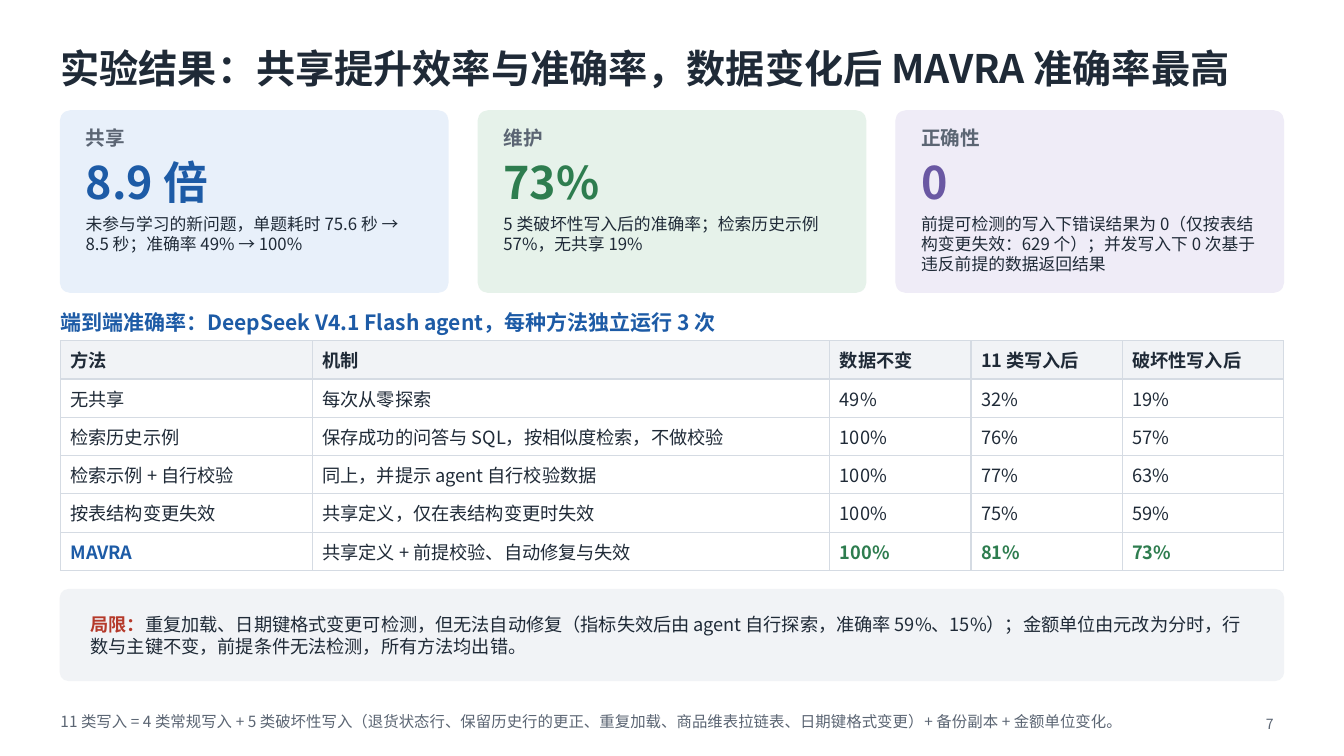
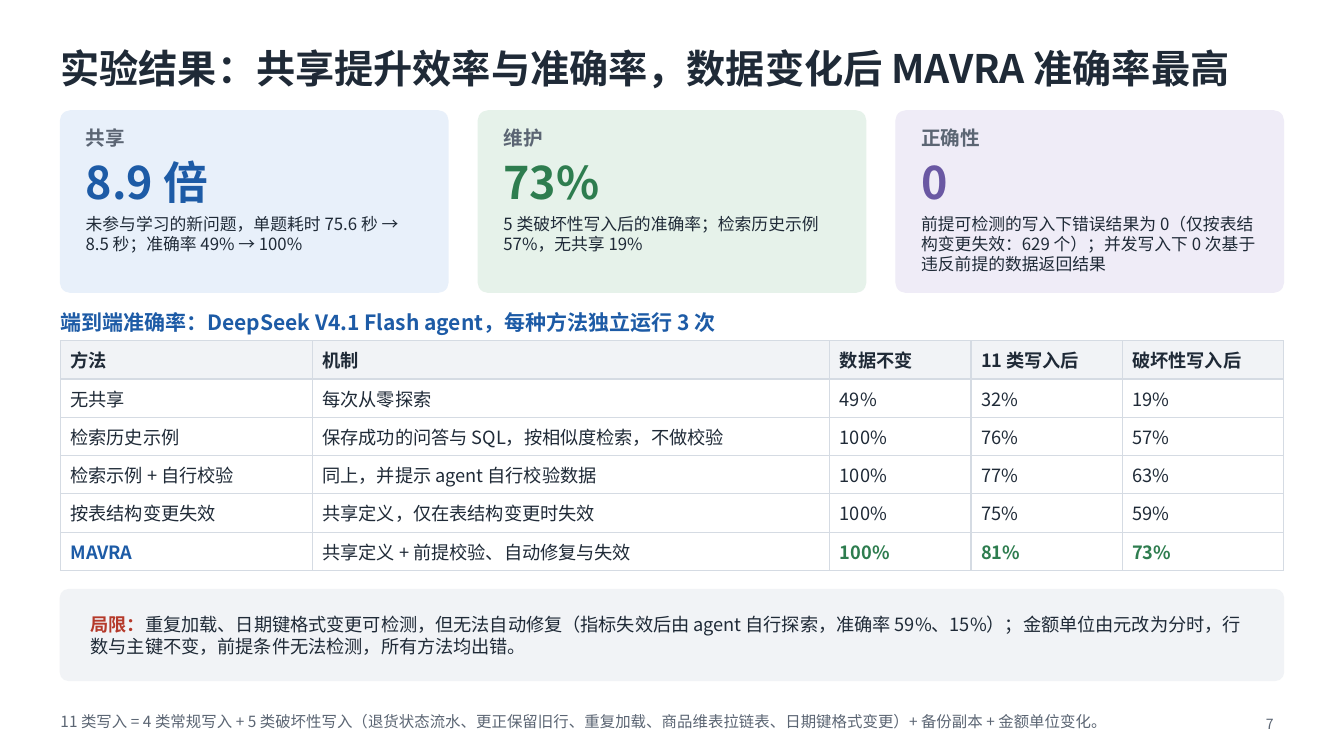
Before and after one commit to mmmttt000045/agent4db-adapter, a slide deck: slide 7 of docs/mavra-system.pptx. Drawn at 1344x756 pixels with LibreOffice and Linux fonts; fonts in the diff are those of the drawing. Boxes give left, top, right and bottom in pixels: in the first picture for what was removed or moved away, otherwise in the second. Text is boxed around its words. In the diff, an @@ line names an element or a change of style, - is before the commit and + after.

```diff
--- a/docs/mavra-system.pptx
+++ b/docs/mavra-system.pptx
@@ text at box(60, 714, 1106, 729): text changed @@
-11 类写入 = 4 类常规写入 + 5 类破坏性写入（退货状态行、保留历史行的更正、重复加载、商品维表拉链表、日期键格式变更）+ 备份副本 + 金额单位变化。
+11 类写入 = 4 类常规写入 + 5 类破坏性写入（退货状态流水、更正保留旧行、重复加载、商品维表拉链表、日期键格式变更）+ 备份副本 + 金额单位变化。
```
